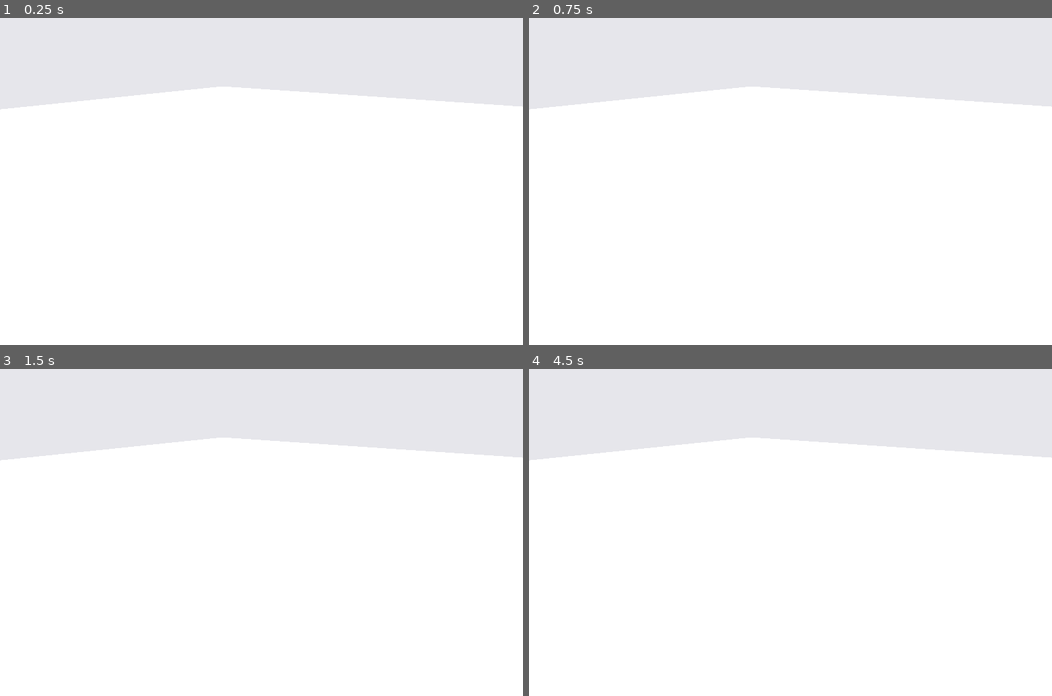
Above: before the commit, frames 1-4 (two rows, left to right).
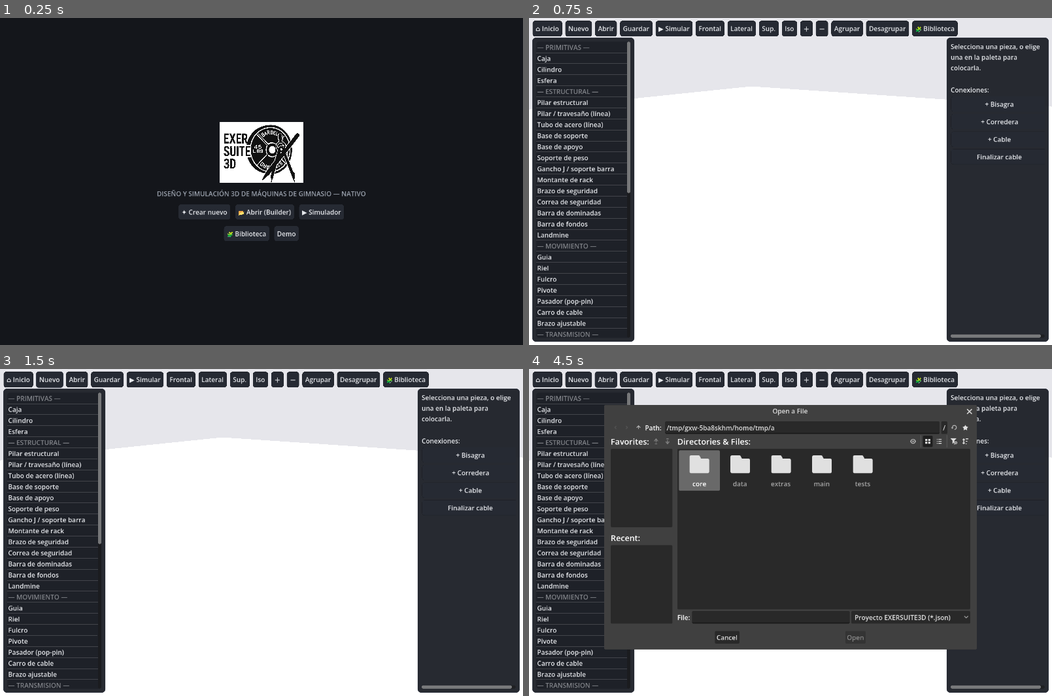
Above: after the commit, the same moments.

Repository: amaturanas-sys/EXERSUITE3D
Game: Godot game, scene res://main/Main.tscn
Same seed, same stepped clock (60 frames per second), same inputs: the game is played once before the commit and once after it.
Inputs (mouse positions are in pixels of both pictures, inside the frame that each line leads up to):
- Up to frame 1 (0.25 s): no input
- Up to frame 2 (0.75 s): click (732, 210) at 0.5 s, where only the run after the commit has a clickable "✦ Crear nuevo"
- Up to frame 3 (1.5 s): click (47, 378) at 1.25 s, where only the run after the commit has a clickable "Nuevo"
- Up to frame 4 (4.5 s): click (576, 378) at 2 s, where only the run after the commit has a clickable "Nuevo"; click (549, 378) at 2.75 s, where only the run after the commit has a clickable "⌂ Inicio"; click (732, 561) at 3.5 s, where only the run after the commit has a clickable "✦ Crear nuevo"; click (607, 378) at 4.25 s, where only the run after the commit has a clickable "Abrir"

The runs differ from the first frame. In frame 1, 98% of the frame differs, in the area x 0-100%, y 0-100%; in frame 2, 40%; in frame 3, 40%; in frame 4, 84%.
Error before the commit: Parse Error: Cannot infer the type of "axis" variable because the value doesn't have a set type. (res://core/editor.gd:350)

Commit message:
Corrige errores de parseo en editor.gd: tipado explícito al indexar Gizmo.AXES
Gizmo.AXES era un const Array sin tipo y su indexación devuelve Variant, por
lo que := no podía inferir (axis/b1/b2/delta). Se tipa la constante como
Array[Vector3] y las variables afectadas como Vector3.

Co-Authored-By: Claude Fable 5 <noreply@anthropic.com>
Claude-Session: https://claude.ai/code/session_014fW5t7kk9L1bzdCPk4pmbH

Diff:
--- a/godot/core/editor.gd
+++ b/godot/core/editor.gd
@@ -347,14 +347,14 @@
 
 ## Ángulo del cursor alrededor del eje del anillo activo (para rotar).
 func _ring_angle(from: Vector3, dir: Vector3) -> float:
-	var axis := Gizmo.AXES[_drag_axis]
+	var axis: Vector3 = Gizmo.AXES[_drag_axis]
 	var plane := Plane(axis, _drag_origin.dot(axis))
 	var hit = plane.intersects_ray(from, dir)
 	if hit == null:
 		return _rot_angle0
 	var v: Vector3 = (hit as Vector3) - _drag_origin
-	var b1 := axis.cross(Vector3.UP if absf(axis.dot(Vector3.UP)) < 0.9 else Vector3.RIGHT).normalized()
-	var b2 := axis.cross(b1)
+	var b1: Vector3 = axis.cross(Vector3.UP if absf(axis.dot(Vector3.UP)) < 0.9 else Vector3.RIGHT).normalized()
+	var b2: Vector3 = axis.cross(b1)
 	return atan2(v.dot(b2), v.dot(b1))
 
 
@@ -369,7 +369,7 @@
 		return true
 	if _drag_kind == "move" and _drag_axis >= 0 and selected:
 		var t := Gizmo.closest_axis_t(_drag_origin, Gizmo.AXES[_drag_axis], from, dir)
-		var delta := Gizmo.AXES[_drag_axis] * (t - _drag_t0)
+		var delta: Vector3 = Gizmo.AXES[_drag_axis] * (t - _drag_t0)
 		for piece in _drag_starts:
 			piece.global_position = (_drag_starts[piece] as Transform3D).origin + delta
 		world.refresh_attachments()
--- a/godot/core/gizmo.gd
+++ b/godot/core/gizmo.gd
@@ -4,7 +4,7 @@
 ## Cada flecha es un StaticBody3D en la capa 2: el editor lanza un rayo a esa
 ## capa para saber qué eje se agarra y desplaza la pieza a lo largo de él.
 
-const AXES := [Vector3.RIGHT, Vector3.UP, Vector3.BACK]
+const AXES: Array[Vector3] = [Vector3.RIGHT, Vector3.UP, Vector3.BACK]
 const COLORS := [Color(0.9, 0.25, 0.25), Color(0.3, 0.85, 0.35), Color(0.3, 0.5, 0.95)]
 
 var target: Piece = null
